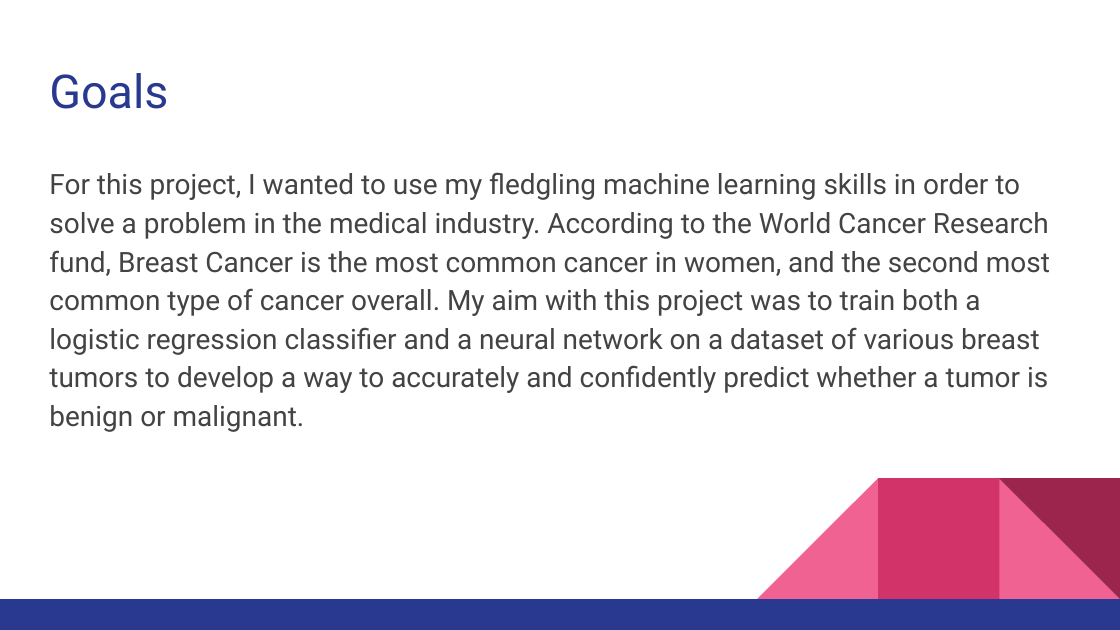
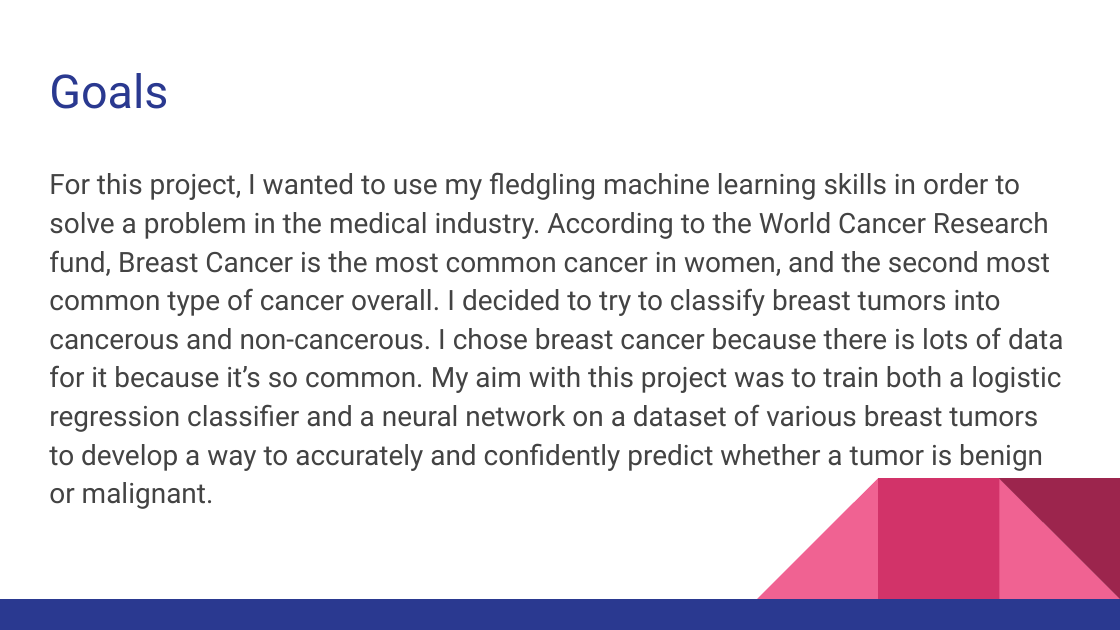
Before and after one commit to venkatrao1/mahacks3, a slide deck: slide 2 of Predicting Breast Cancer_ MAHacks III project.pptx. Drawn at 1120x630 pixels with LibreOffice and Linux fonts; fonts in the diff are those of the drawing. Boxes give left, top, right and bottom in pixels: in the first picture for what was removed or moved away, otherwise in the second. Text is boxed around its words. In the diff, an @@ line names an element or a change of style, - is before the commit and + after.

Commit message:
modify pitch

```diff
--- a/Predicting Breast Cancer_ MAHacks III project.pptx
+++ b/Predicting Breast Cancer_ MAHacks III project.pptx
@@ text at <box>49,172,1063,509</box>: text changed @@
-For this project, I wanted to use my fledgling machine learning skills in order to solve a problem in the medical industry. According to the World Cancer Research fund, Breast Cancer is the most common cancer in women, and the second most common type of cancer overall. My aim with this project was to train both a logistic regression classifier and a neural network on a dataset of various breast tumors to develop a way to accurately and confidently predict whether a tumor is benign or malignant.
+For this project, I wanted to use my fledgling machine learning skills in order to solve a problem in the medical industry. According to the World Cancer Research fund, Breast Cancer is the most common cancer in women, and the second most common type of cancer overall. I decided to try to classify breast tumors into cancerous and non-cancerous. I chose breast cancer because there is lots of data for it because it’s so common. My aim with this project was to train both a logistic regression classifier and a neural network on a dataset of various breast tumors to develop a way to accurately and confidently predict whether a tumor is benign or malignant.
```
Also in this commit, not shown: 3 other slides changed.
